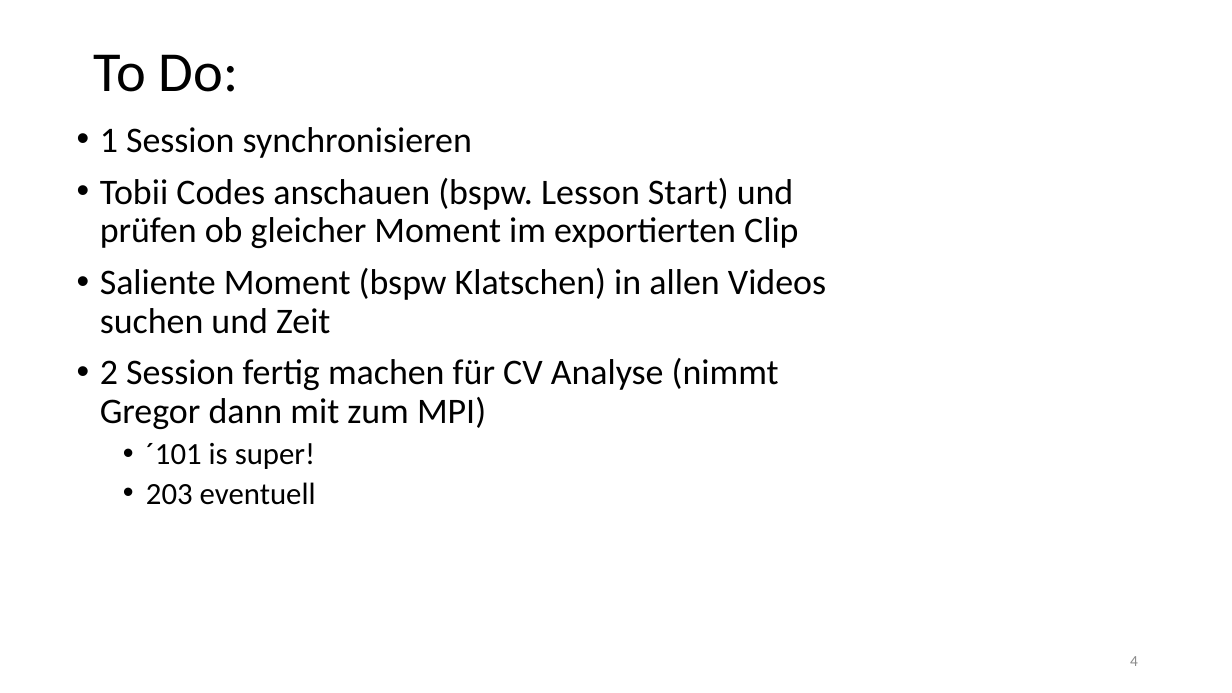
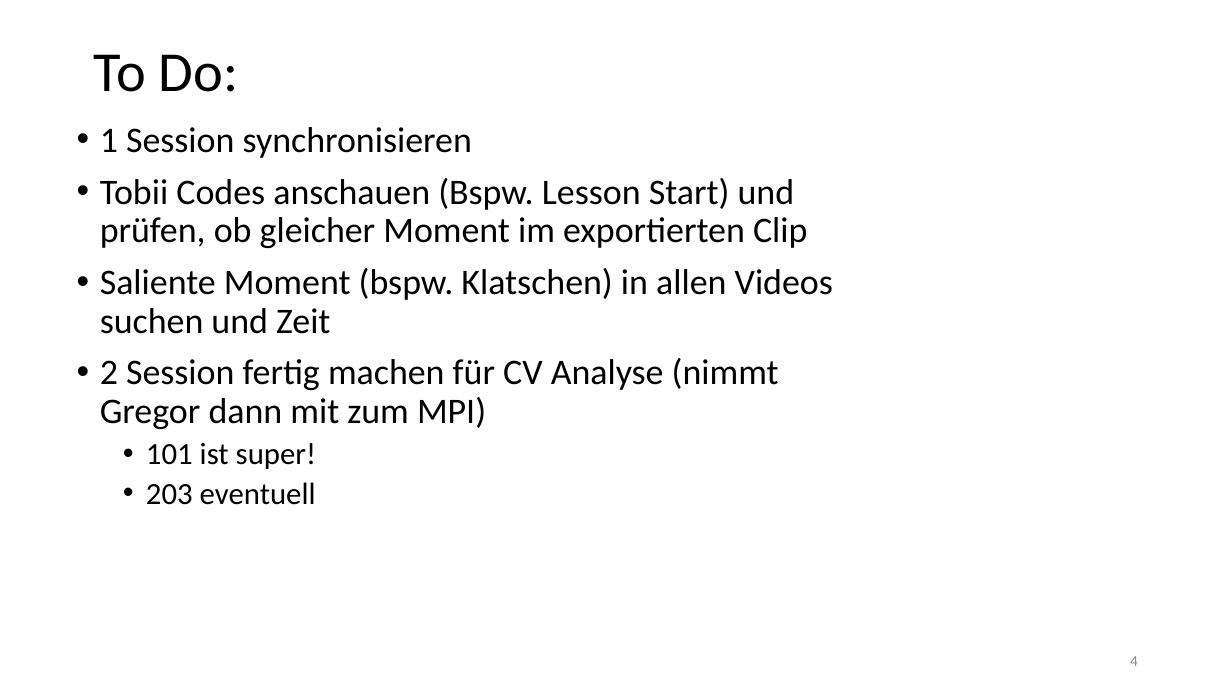
Before and after one commit to ginaamri/Mandy-PhD, a slide deck: slide 4 of 01_studies/01_Laborstudie ProVisioNET/schnittskizze.pptx. Drawn at 1232x693 pixels with LibreOffice and Linux fonts; fonts in the diff are those of the drawing. Boxes give left, top, right and bottom in pixels: in the first picture for what was removed or moved away, otherwise in the second. Text is boxed around its words. In the diff, an @@ line names an element or a change of style, - is before the commit and + after.

```diff
--- a/01_studies/01_Laborstudie ProVisioNET/schnittskizze.pptx
+++ b/01_studies/01_Laborstudie ProVisioNET/schnittskizze.pptx
@@ text at (x1=100, y1=178, x2=833, y2=334): text changed @@
-• Tobii Codes anschauen (bspw. Lesson Start) und prüfen ob gleicher Moment im exportierten Clip
-• Saliente Moment (bspw Klatschen) in allen Videos suchen und Zeit
+• Tobii Codes anschauen (Bspw. Lesson Start) und prüfen, ob gleicher Moment im exportierten Clip
+• Saliente Moment (bspw. Klatschen) in allen Videos suchen und Zeit
@@ text at (x1=146, y1=443, x2=316, y2=469): text changed @@
-  • ´101 is super!
+  • 101 ist super!
```
Also in this commit, not shown: 3 other slides changed.
